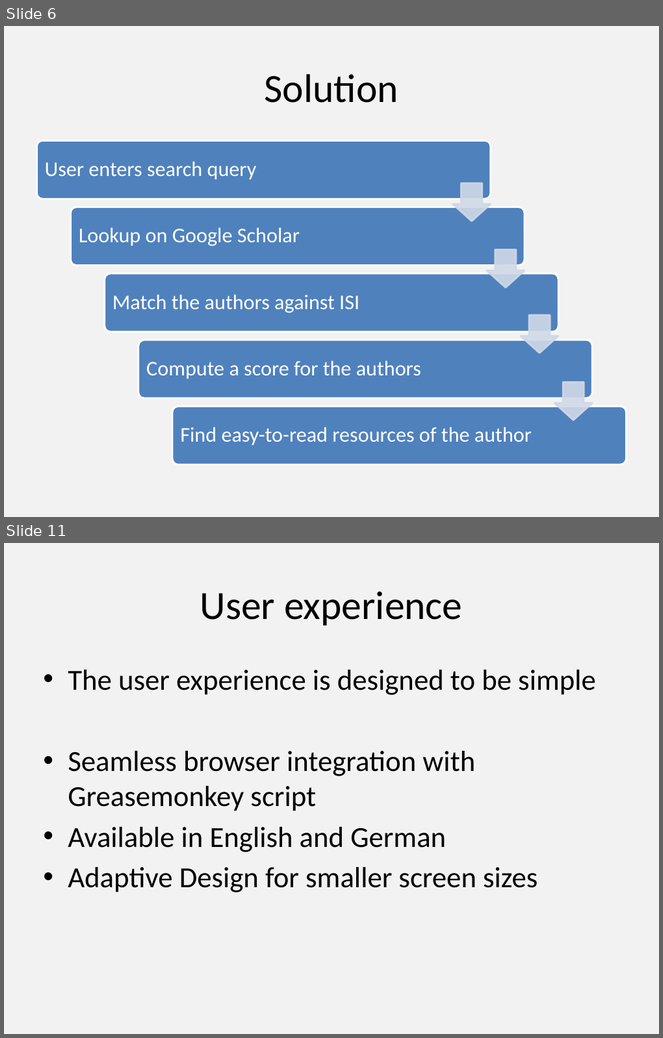
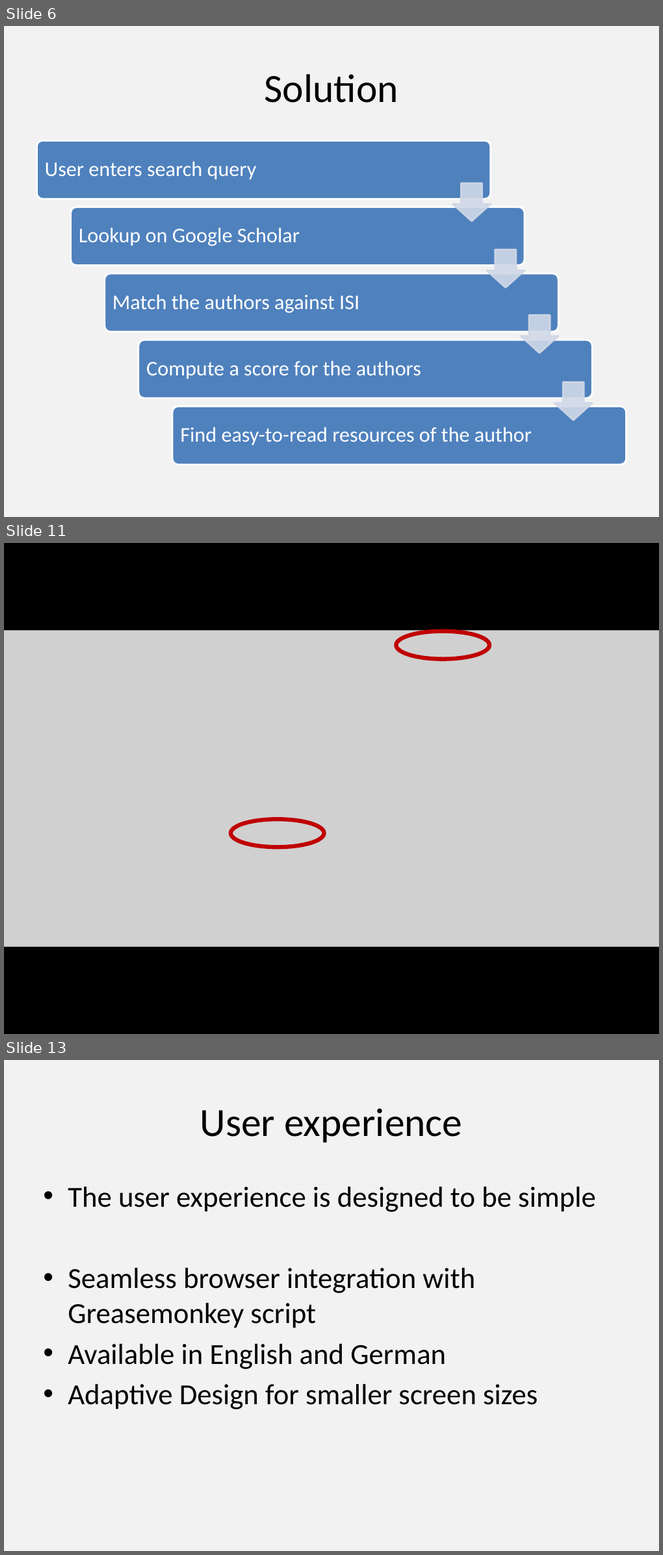
Before and after one commit to lehmannro/validitychecker, a slide deck: slideshare.pptx. Shown one above the other, each under a label of ours: slides 6 and 11 before the commit, slides 6, 11 and 13 after it; the slides between them are not shown. The pictures are 663x1038 and 663x1555 pixels, drawn with LibreOffice and Linux fonts; fonts in the diff are those of the drawing; grey boxes stand for pictures. Boxes give left, top, right and bottom in pixels: in the first picture for what was removed or moved away, otherwise in the second. Text is boxed around its words. In the diff, an @@ line names an element or a change of style, - is before the commit and + after.

Commit message:
slides

```diff
--- a/slideshare.pptx
+++ b/slideshare.pptx
@@ slide 11 added at box(4, 543, 659, 1034), background #F2F2F2 @@
@@ rectangle added at box(4, 543, 659, 1034), fill #000000, outline #000000 2 pt @@
@@ picture added at box(4, 630, 659, 947) @@
@@ ellipse added at box(397, 631, 490, 659), outline #C00000 4.5 pt @@
@@ ellipse added at box(231, 819, 324, 848), outline #C00000 4.5 pt @@
@@ what was slide 11 is now slide 13 @@
```
Also in this commit, not shown: 1 slide changed, 2 other slides added, 1 slide removed.
